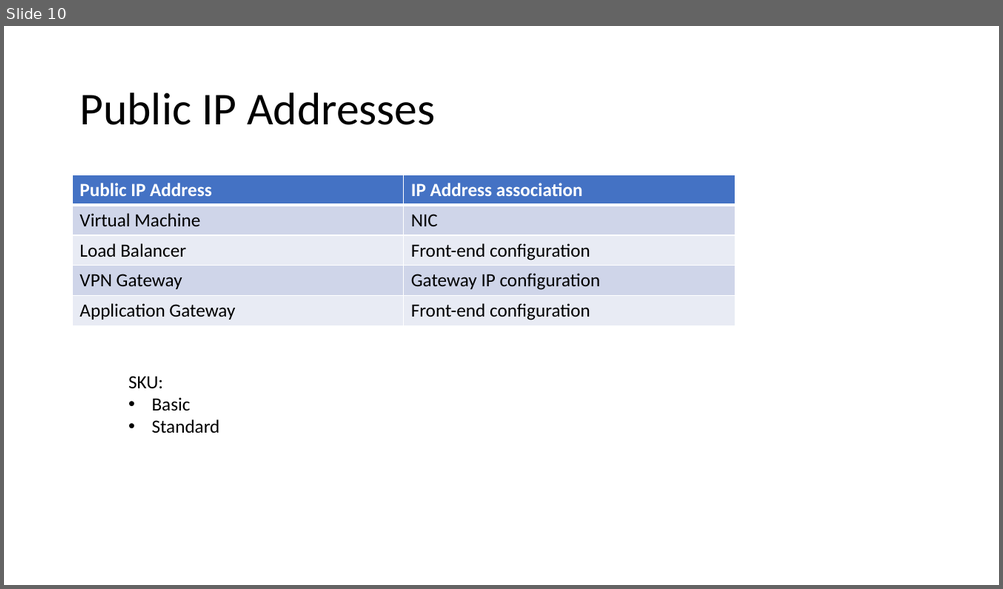
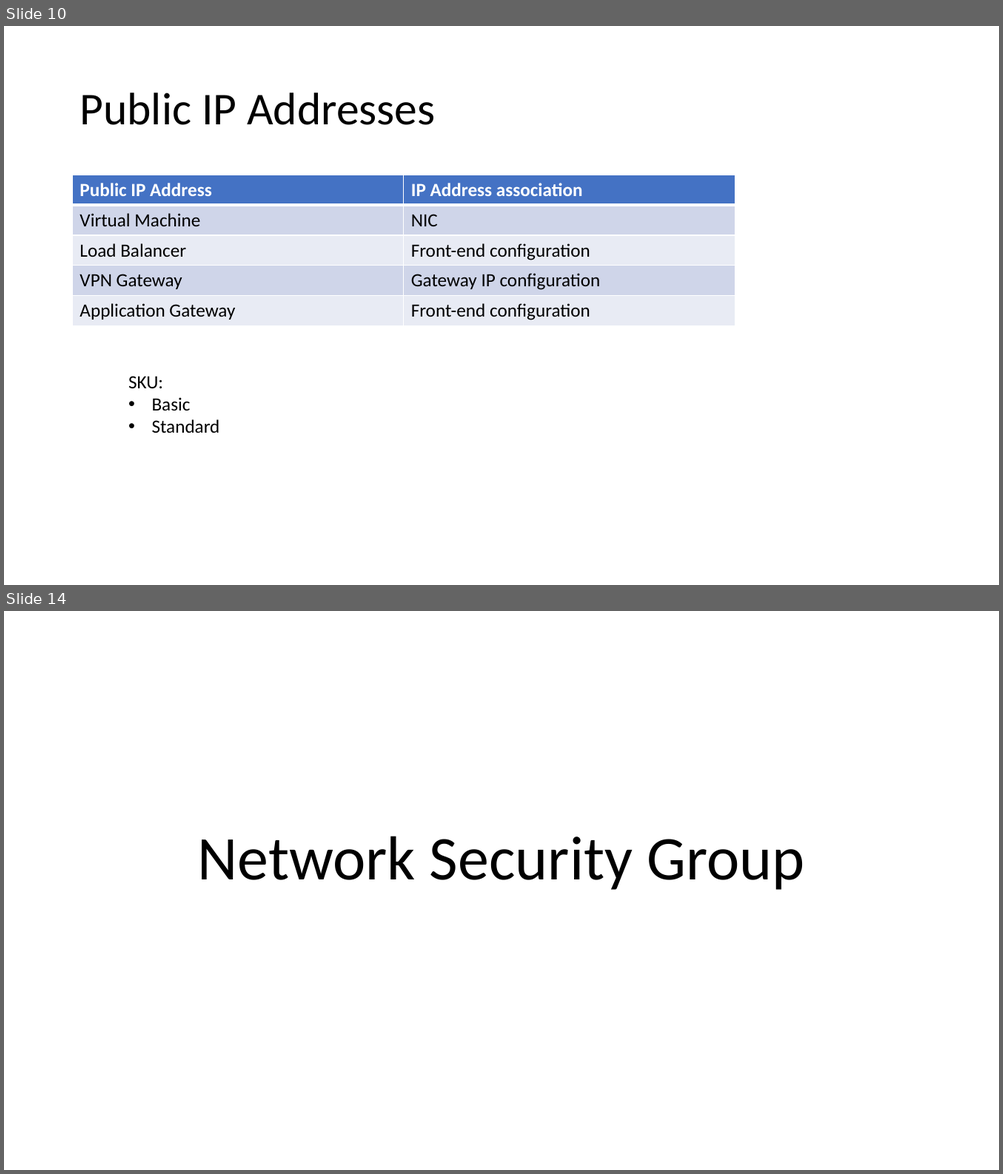
Before and after one commit to ayushrathi15/9July-AZ104, a slide deck: Virtual Networks.pptx. Shown one above the other, each under a label of ours: slide 10 before the commit, slides 10 and 14 after it; the slides between them are not shown. The pictures are 1003x589 and 1003x1174 pixels, drawn with LibreOffice and Linux fonts; fonts in the diff are those of the drawing. Boxes give left, top, right and bottom in pixels: in the first picture for what was removed or moved away, otherwise in the second. Text is boxed around its words. In the diff, an @@ line names an element or a change of style, - is before the commit and + after.

```diff
--- a/Virtual Networks.pptx
+++ b/Virtual Networks.pptx
@@ slide 14 added at (4,611,999,1170), background #FFFFFF @@
@@ title added at (197,836,804,890), 60 pt, text #000000 @@
+Network Security Group
```
Also in this commit, not shown: 4 other slides added.
